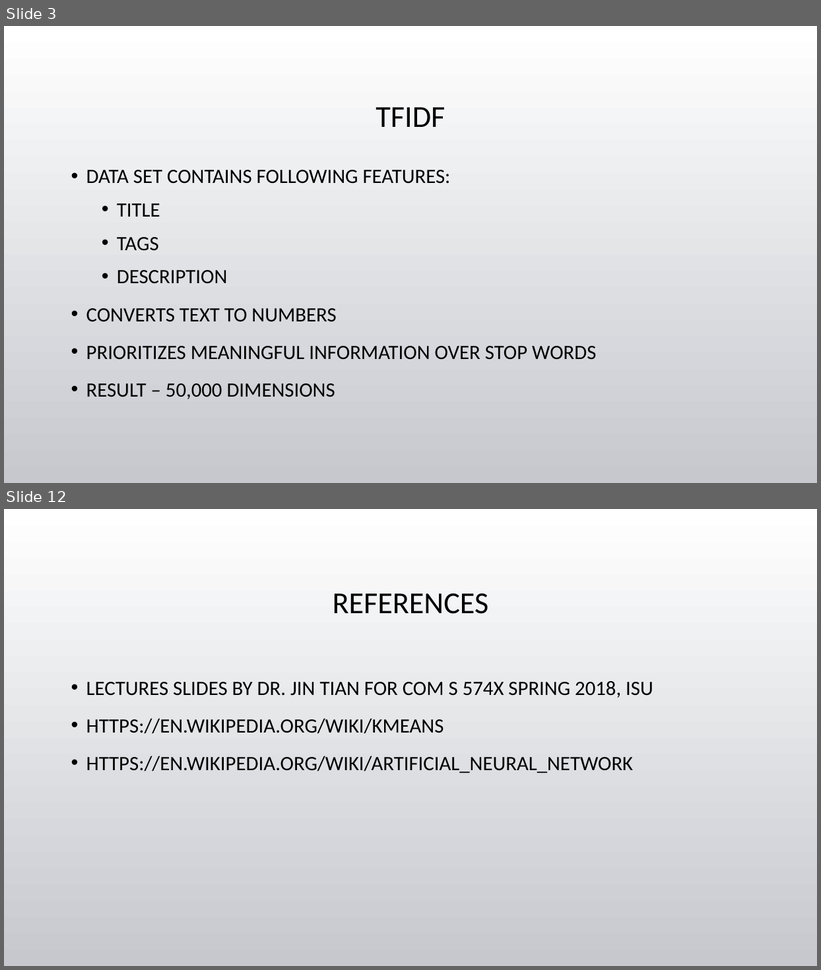
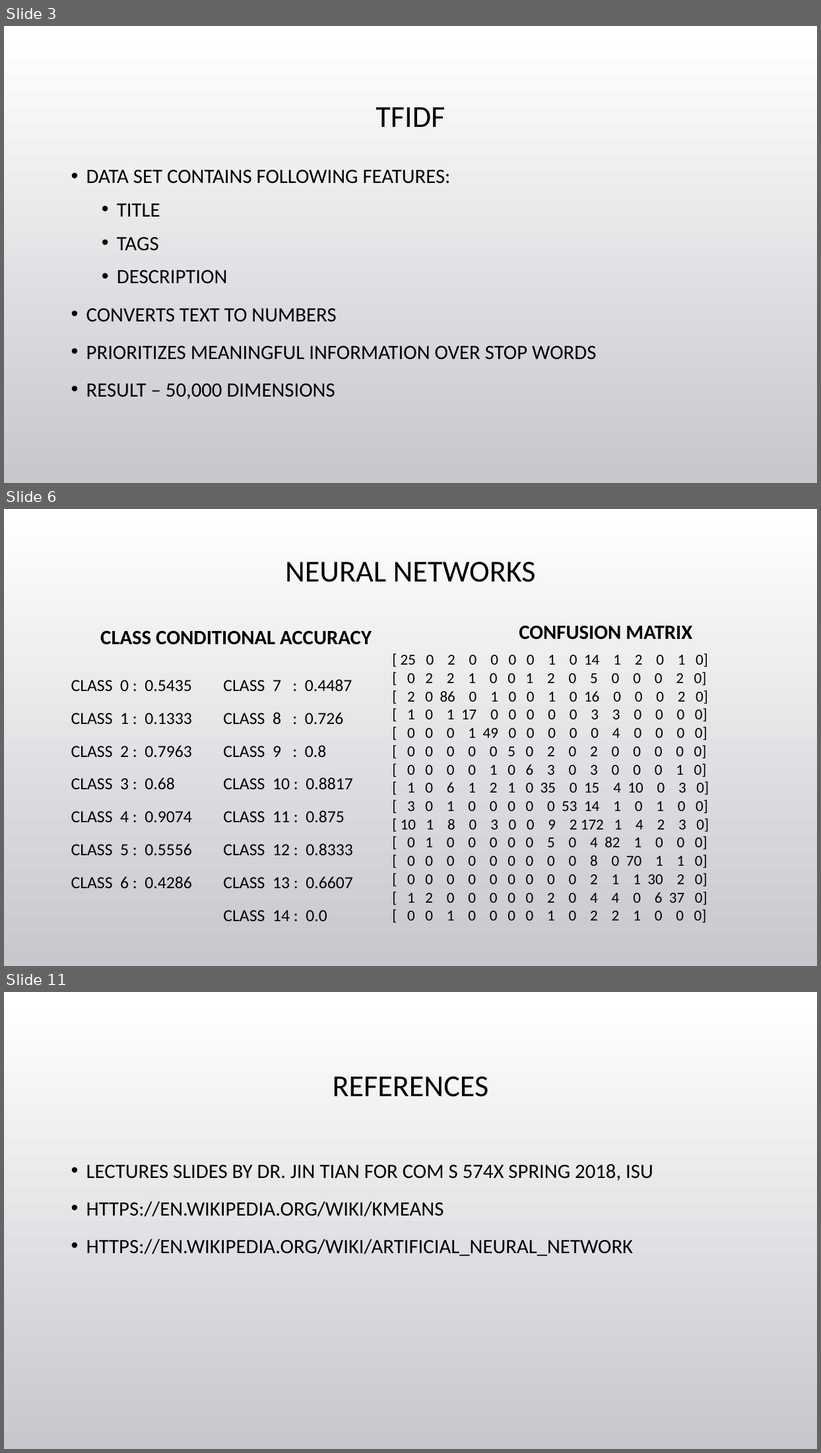
Before and after one commit to tgore03/ClassiTube, a slide deck: Categorizing YouTube Videos.pptx. Shown one above the other, each under a label of ours: slides 3 and 12 before the commit, slides 3, 6 and 11 after it; the slides between them are not shown. The pictures are 821x970 and 821x1453 pixels, drawn with LibreOffice and Linux fonts; fonts in the diff are those of the drawing; background and template pictures are left out. Boxes give left, top, right and bottom in pixels: in the first picture for what was removed or moved away, otherwise in the second. Text is boxed around its words. In the diff, an @@ line names an element or a change of style, - is before the commit and + after.

```diff
--- a/Categorizing YouTube Videos.pptx
+++ b/Categorizing YouTube Videos.pptx
@@ slide 6 added at [4, 509, 817, 966], background picture (left out) @@
@@ title added at [285, 562, 536, 582], 36 pt, text #000000 @@
+NEURAL NETWORKS
@@ text added at [519, 626, 692, 640], 24 pt, text #000000, bold @@
+CONFUSION MATRIX
@@ text added at [100, 630, 372, 645], 24 pt, text #000000, bold @@
+CLASS CONDITIONAL ACCURACY
@@ text added at [401, 654, 709, 923], 18 pt, text #000000 @@
+[ 25 0 2 0 0 0 0 1 0 14 1 2 0 1 0]
+[ 0 2 2 1 0 0 1 2 0 5 0 0 0 2 0]
+[ 2 0 86 0 1 0 0 1 0 16 0 0 0 2 0]
+[ 1 0 1 17 0 0 0 0 0 3 3 0 0 0 0]
+[ 0 0 0 1 49 0 0 0 0 0 4 0 0 0 0]
+[ 0 0 0 0 0 5 0 2 0 2 0 0 0 0 0]
+[ 0 0 0 0 1 0 6 3 0 3 0 0 0 1 0]
+[ 1 0 6 1 2 1 0 35 0 15 4 10 0 3 0]
+[ 3 0 1 0 0 0 0 0 53 14 1 0 1 0 0]
+[ 10 1 8 0 3 0 0 9 2 172 1 4 2 3 0]
+[ 0 1 0 0 0 0 0 5 0 4 82 1 0 0 0]
+[ 0 0 0 0 0 0 0 0 0 8 0 70 1 1 0]
+[ 0 0 0 0 0 0 0 0 0 2 1 1 30 2 0]
+[ 1 2 0 0 0 0 0 2 0 4 4 0 6 37 0]
+[ 0 0 1 0 0 0 0 1 0 2 2 1 0 0 0]
@@ text added at [71, 680, 192, 889], 20 pt, text #000000 @@
+CLASS 0 : 0.5435
+CLASS 1 : 0.1333
+CLASS 2 : 0.7963
+CLASS 3 : 0.68
+CLASS 4 : 0.9074
+CLASS 5 : 0.5556
+CLASS 6 : 0.4286
@@ text added at [223, 679, 353, 921], 20 pt, text #000000 @@
+CLASS 7 : 0.4487
+CLASS 8 : 0.726
+CLASS 9 : 0.8
+CLASS 10 : 0.8817
+CLASS 11 : 0.875
+CLASS 12 : 0.8333
+CLASS 13 : 0.6607
+CLASS 14 : 0.0
@@ what was slide 12 is now slide 11 @@
```
Also in this commit, not shown: 4 slides changed, 3 other slides added, 5 slides removed, 5 other files.
